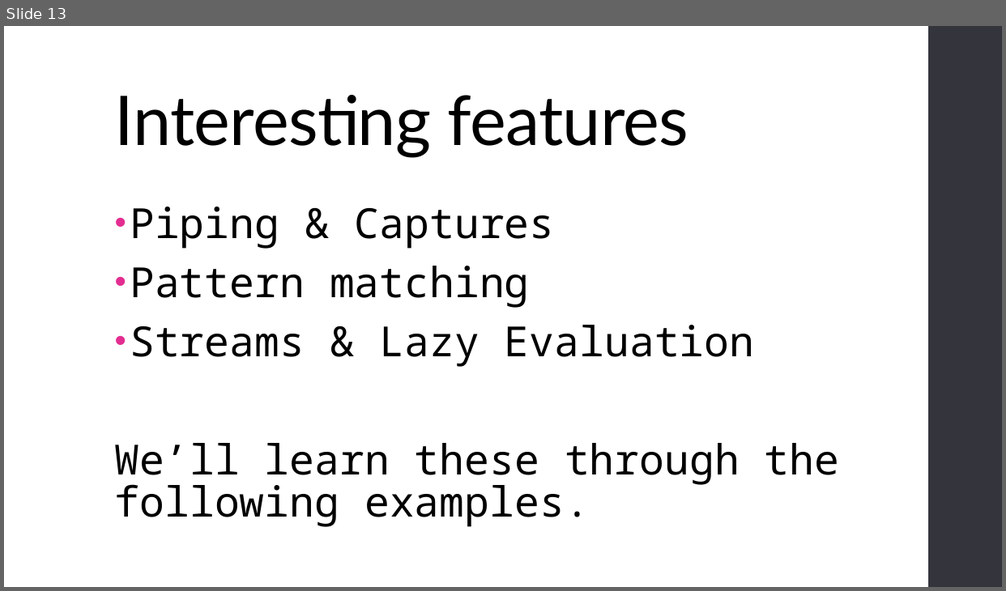
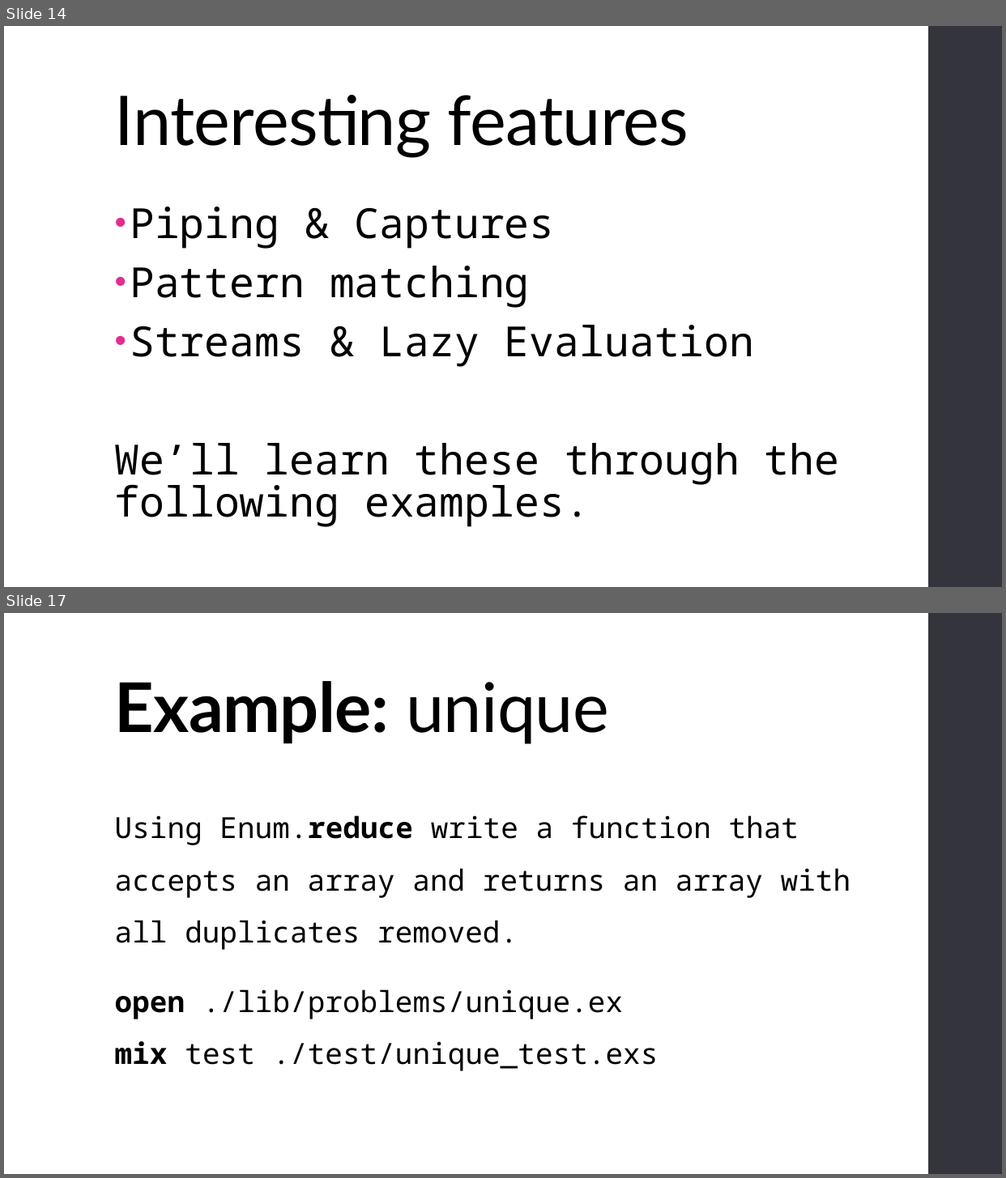
Before and after one commit to fp-uwa/intro-elixir, a slide deck: talk/slides.pptx. Shown one above the other, each under a label of ours: slide 13 before the commit, slides 14 and 17 after it; the slides between them are not shown. The pictures are 1006x591 and 1006x1178 pixels, drawn with LibreOffice and Linux fonts; fonts in the diff are those of the drawing. Boxes give left, top, right and bottom in pixels: in the first picture for what was removed or moved away, otherwise in the second. Text is boxed around its words. In the diff, an @@ line names an element or a change of style, - is before the commit and + after.

```diff
--- a/talk/slides.pptx
+++ b/talk/slides.pptx
@@ slide 17 added at <box>4,613,1002,1174</box>, background #FFFFFF; not listed: 1 template element that a slide beside it also shows @@
@@ title added at <box>115,681,609,744</box>, 66 pt, text #000000, bold @@
+Example: unique
@@ text added at <box>115,815,850,1071</box>, 28 pt, text #000000 @@
+Using Enum.reduce write a function that accepts an array and returns an array with all duplicates removed.
+open ./lib/problems/unique.ex
+mix test ./test/unique_test.exs
@@ what was slide 13 is now slide 14 @@
```
Also in this commit, not shown: 4 slides changed, 4 other slides added, 2 other files.
